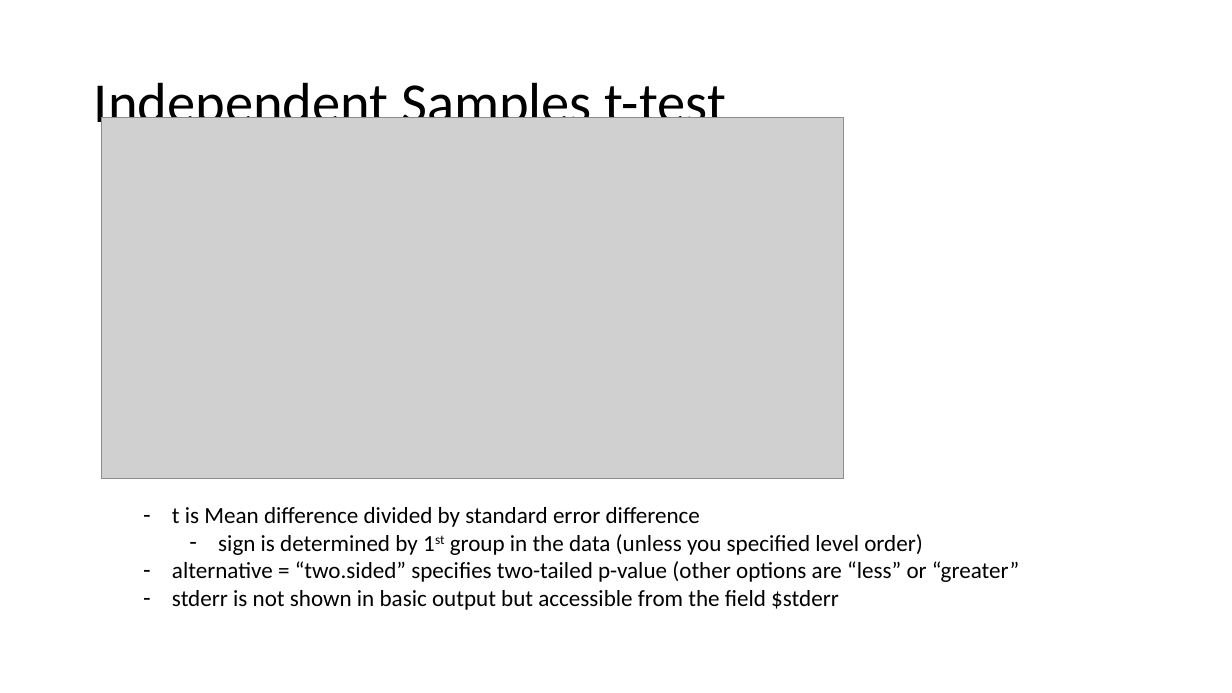
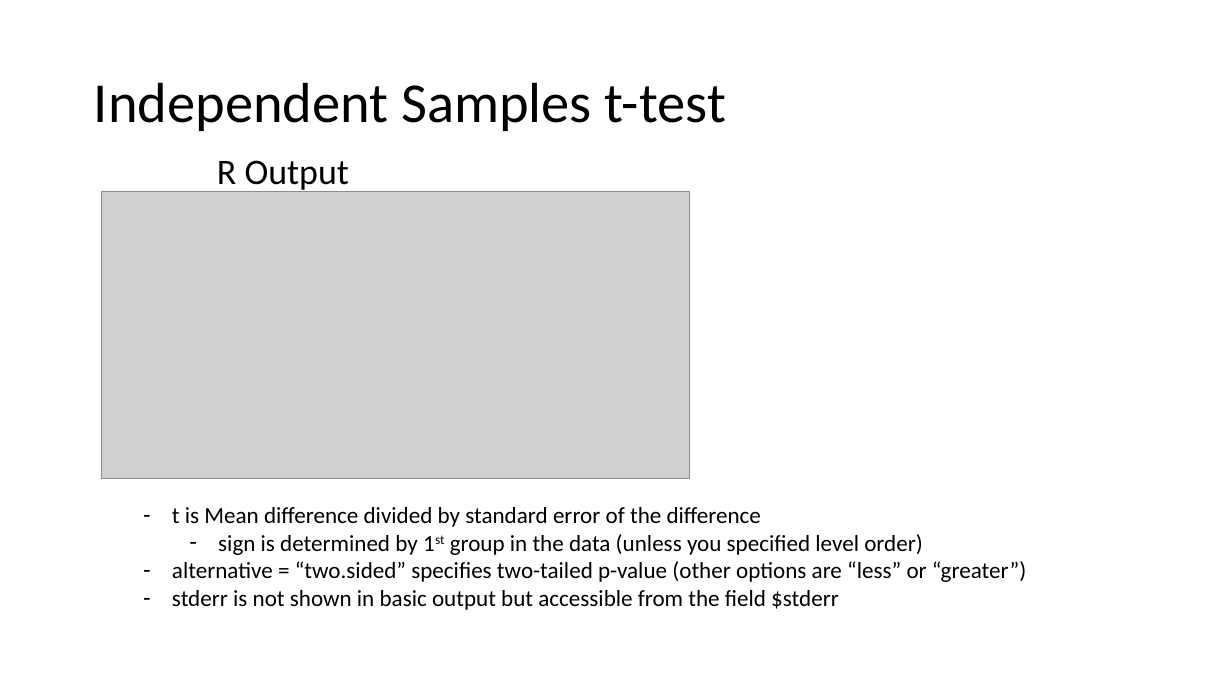
Before and after one commit to scream104/psych596, a slide deck: slide 4 of lecture-slides/lab-activity/Two-group-comparison-output.pptx. Drawn at 1232x693 pixels with LibreOffice and Linux fonts; fonts in the diff are those of the drawing; grey boxes stand for pictures. Boxes give left, top, right and bottom in pixels: in the first picture for what was removed or moved away, otherwise in the second. Text is boxed around its words. In the diff, an @@ line names an element or a change of style, - is before the commit and + after.

```diff
--- a/lecture-slides/lab-activity/Two-group-comparison-output.pptx
+++ b/lecture-slides/lab-activity/Two-group-comparison-output.pptx
@@ text added at (217, 160, 349, 194), 28 pt, text #000000 @@
+R Output
@@ picture: place and size @@
-picture at (102, 117, 844, 479)
+picture at (102, 192, 690, 479)
@@ text at (172, 507, 761, 527): text changed @@
-– t is Mean difference divided by standard error difference
+– t is Mean difference divided by standard error of the difference
@@ text at (172, 561, 1026, 582): text changed @@
-– alternative = “two.sided” specifies two-tailed p-value (other options are “less” or “greater”
+– alternative = “two.sided” specifies two-tailed p-value (other options are “less” or “greater”)
```
Also in this commit, not shown: 3 other slides changed, 4 other files.
